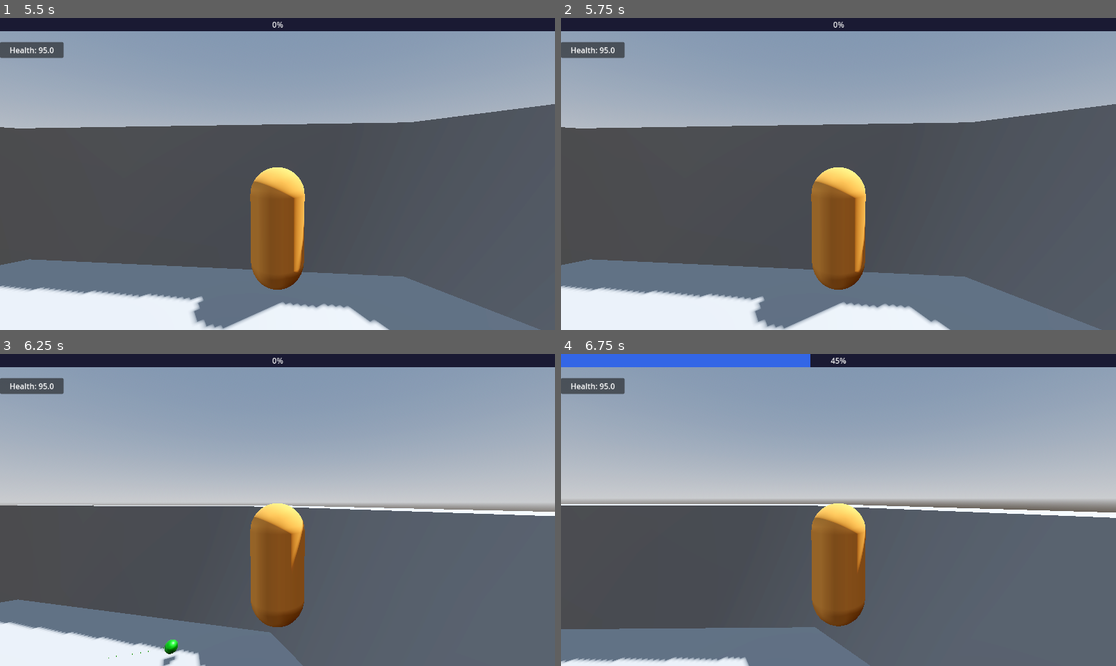
Above: before the commit, frames 1-4 (two rows, left to right).
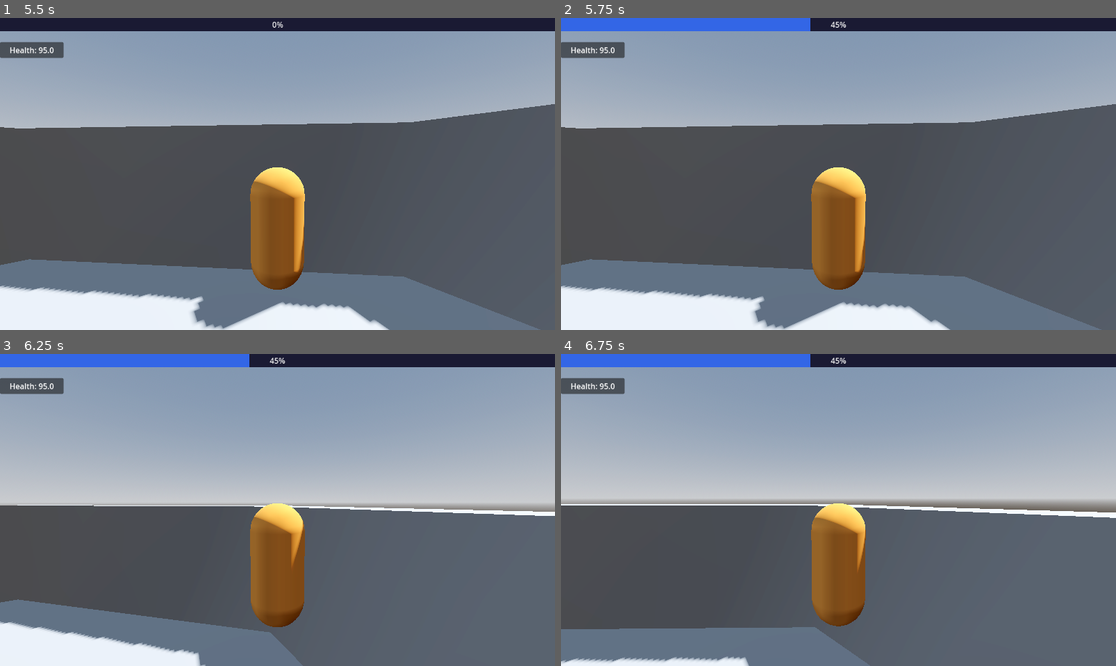
Above: after the commit, the same moments.

Repository: Lightgarden-713/Pavojam
Game: Godot game, scene res://scenes/level.tscn
The game is run twice, just before and just after one commit, with the same random seed, the same clock (stepped at 60 frames per second) and the same inputs.
Inputs (mouse positions are in pixels of both pictures, inside the frame that each line leads up to):
- Up to frame 1 (5.5 s): tap Enter (ui_accept) at 0.5, 0.77, 1.52, 3.02, 3.77, 4.25, 4.52 s; move the mouse to (399, 158) at 0.52 s; hold Right (ui_right) 0.53-1.28 s; click (399, 158) at 0.67 s; move the mouse to (249, 174) at 1.27 s; hold Up (ui_up) from 1.28 s (still down); move the mouse to (288, 167) at 2.02 s; move the mouse to (271, 180) at 2.77 s; click (271, 180) at 2.92 s; move the mouse to (316, 177) at 3.52 s; move the mouse to (233, 170) at 4.27 s; move the mouse to (283, 174) at 5.02 s; click (283, 174) at 5.17 s
- Up to frame 2 (5.75 s): keep holding Up (ui_up)
- Up to frame 3 (6.25 s): move the mouse to (255, 503) at 5.77 s; release Up (ui_up) at 5.78 s; hold Right (ui_right) from 5.78 s (still down); tap Enter (ui_accept) at 6.02 s
- Up to frame 4 (6.75 s): move the mouse to (866, 510) at 6.52 s; release Right (ui_right) at 6.53 s; hold Up (ui_up) from 6.53 s (still down)

Frame 1 is identical in both runs. In frame 2, 1.9% of the frame differs, in the area x 0-52%, y 0-5%; in frame 3, 2.1%, in the area x 0-52%, y 0-100%; in frame 4, nothing differs.

Commit message:
add boucne to the xp

Diff:
--- a/scenes/experience/experience_orb.gd
+++ b/scenes/experience/experience_orb.gd
@@ -1,41 +1,51 @@
 extends RigidBody3D
 
+enum State { IDLE, BOUNCING, CHASING }
+
 @export var xp_value = 1
-@export var flight_speed = 0.5
+@export var flight_speed = 2
+@export var bounce_back_force = 2
+@export var bounce_back_duration = 0.25
+@export var acceleration_rate = 40
 
 var target_player: ProtoController = null
+var state = State.IDLE
 
 func _physics_process(delta):
+	if state != State.CHASING:
+		return
+
+	gravity_scale = 0
+	collision_layer = 0
+	chase(delta)
+
+func magnetize(player_node):
 	if target_player:
-		# 1. Turn off normal physics so we can fly freely
-		gravity_scale = 0
-		# Turn off collision so it doesn't get stuck on walls
-		collision_layer = 0
+		return
+	target_player = player_node
+	state = State.BOUNCING
+	bounce(player_node)
 
-		# 2. Fly towards the player
-		var direction = (target_player.global_position - global_position).normalized()
-		linear_velocity = direction * flight_speed
-
-		# 3. Accelerate over time for a snappy feel
-		flight_speed += 3 * delta
-
-		# 4. Check if we reached the player (Pickup)
-		var distance = global_position.distance_to(target_player.global_position)
-		if distance < 1.0:
-			collect()
-
-# Called by the Player's magnet area
-func magnetize(player_node):
-	target_player = player_node
-	# Give it a little pop up before flying
-	linear_velocity.y += 2.0
+	await get_tree().create_timer(bounce_back_duration).timeout
+	state = State.CHASING
 
 func collect():
-	print("Collected XP!")
 	target_player.xp_component.add_xp(xp_value)
 	queue_free()
-
 
 func _on_pickup_range_body_entered(body: Node3D) -> void:
 	if body.is_in_group("player"):
 		magnetize(body)
+
+func bounce(player):
+	var away_direction = (global_position - player.global_position).normalized()
+	away_direction.y = 0.5
+	linear_velocity = away_direction * bounce_back_force
+
+func chase(delta):
+	var direction = (target_player.global_position - global_position).normalized()
+	linear_velocity = direction * flight_speed
+	flight_speed *= pow(acceleration_rate, delta)
+
+	if global_position.distance_to(target_player.global_position) < 1.0:
+		collect()
